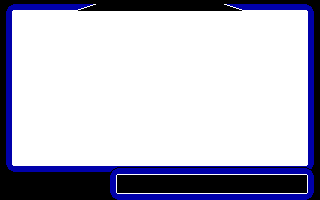
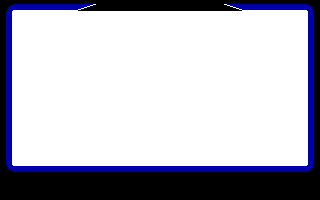
Layer changes from the first w=320, h=200 image to the second:
hid "smallbox" over bbox(110, 167, 314, 200)
